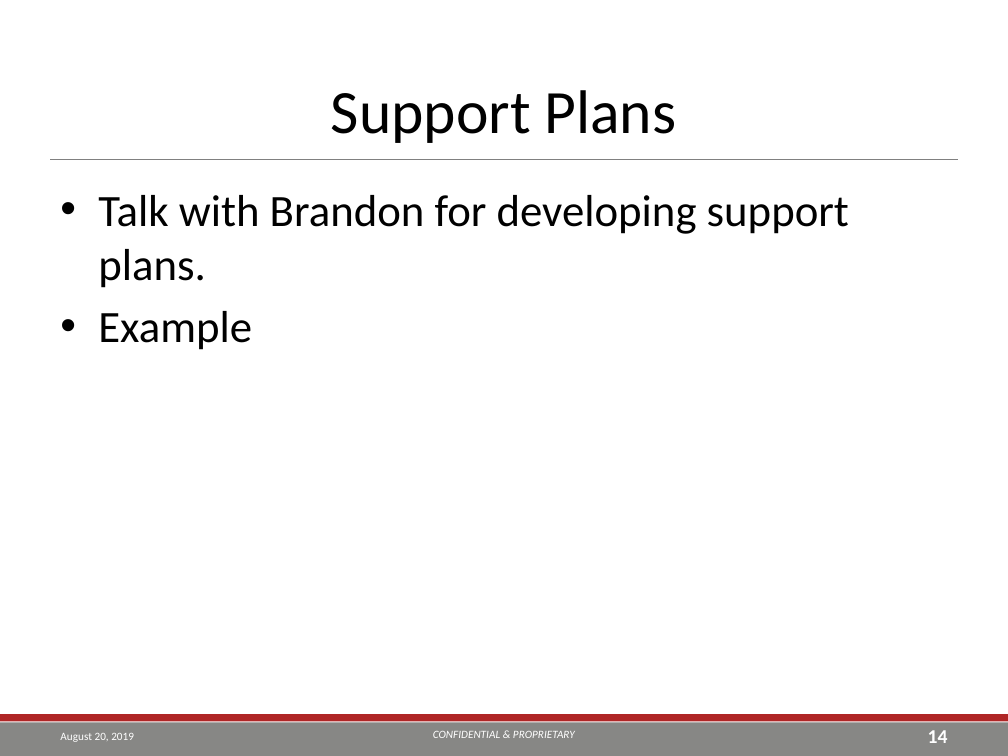
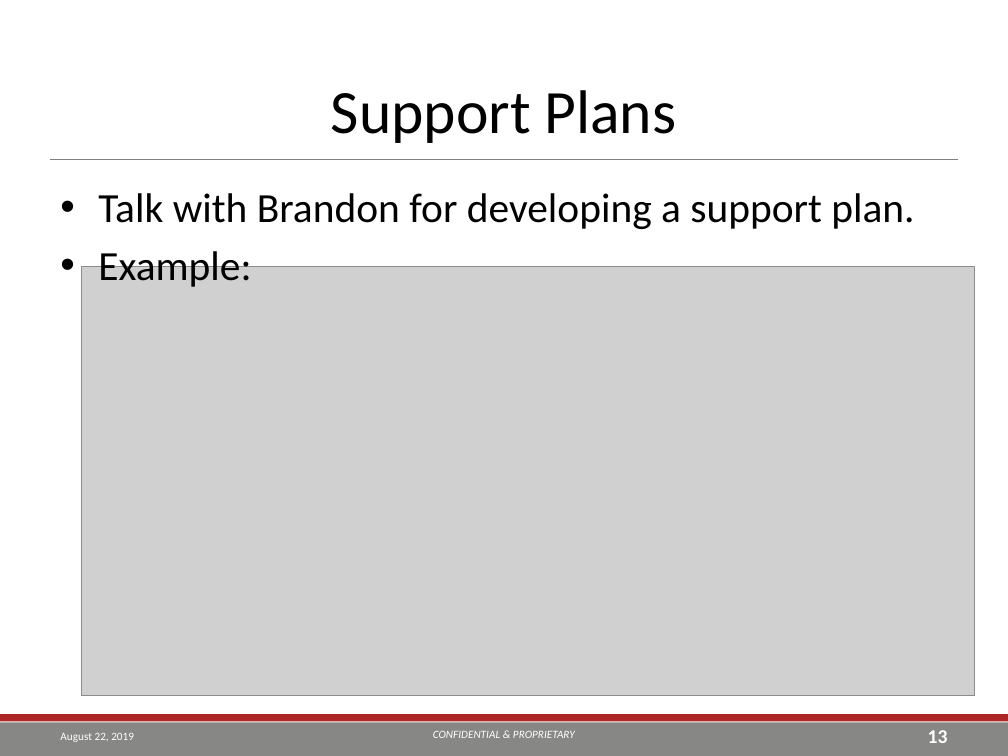
Before and after one commit to TEA-Analytics/ShinyWorkshop, a slide deck: slide 13 of Day 2.pptx (slide 14 before the commit). Drawn at 1008x756 pixels with LibreOffice and Linux fonts; fonts in the diff are those of the drawing; grey boxes stand for pictures; background and template pictures are left out. Boxes give left, top, right and bottom in pixels: in the first picture for what was removed or moved away, otherwise in the second. Text is boxed around its words. In the diff, an @@ line names an element or a change of style, - is before the commit and + after.

```diff
--- a/Day 2.pptx
+++ b/Day 2.pptx
@@ text at [98,193,914,287]: text changed; size 32 to 29.6 pt @@
-• Talk with Brandon for developing support plans.
-• Example
+• Talk with Brandon for developing a support plan.
+• Example:
@@ picture added at [82,267,974,697] @@
@@ page number at [928,730,948,743]: text changed @@
-14
+13
```
Also in this commit, not shown: 49 other slides changed, 2 other files.
